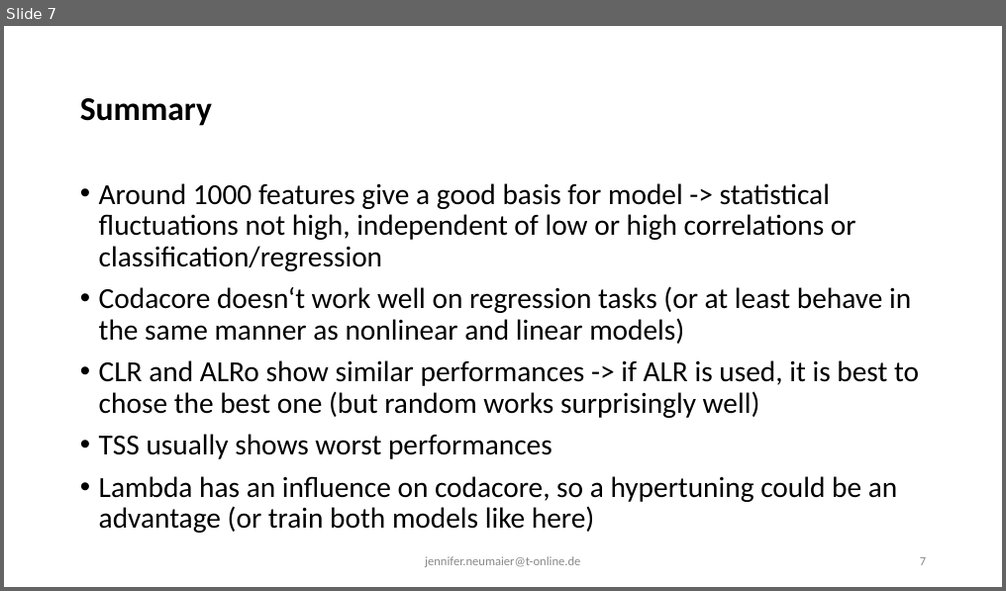
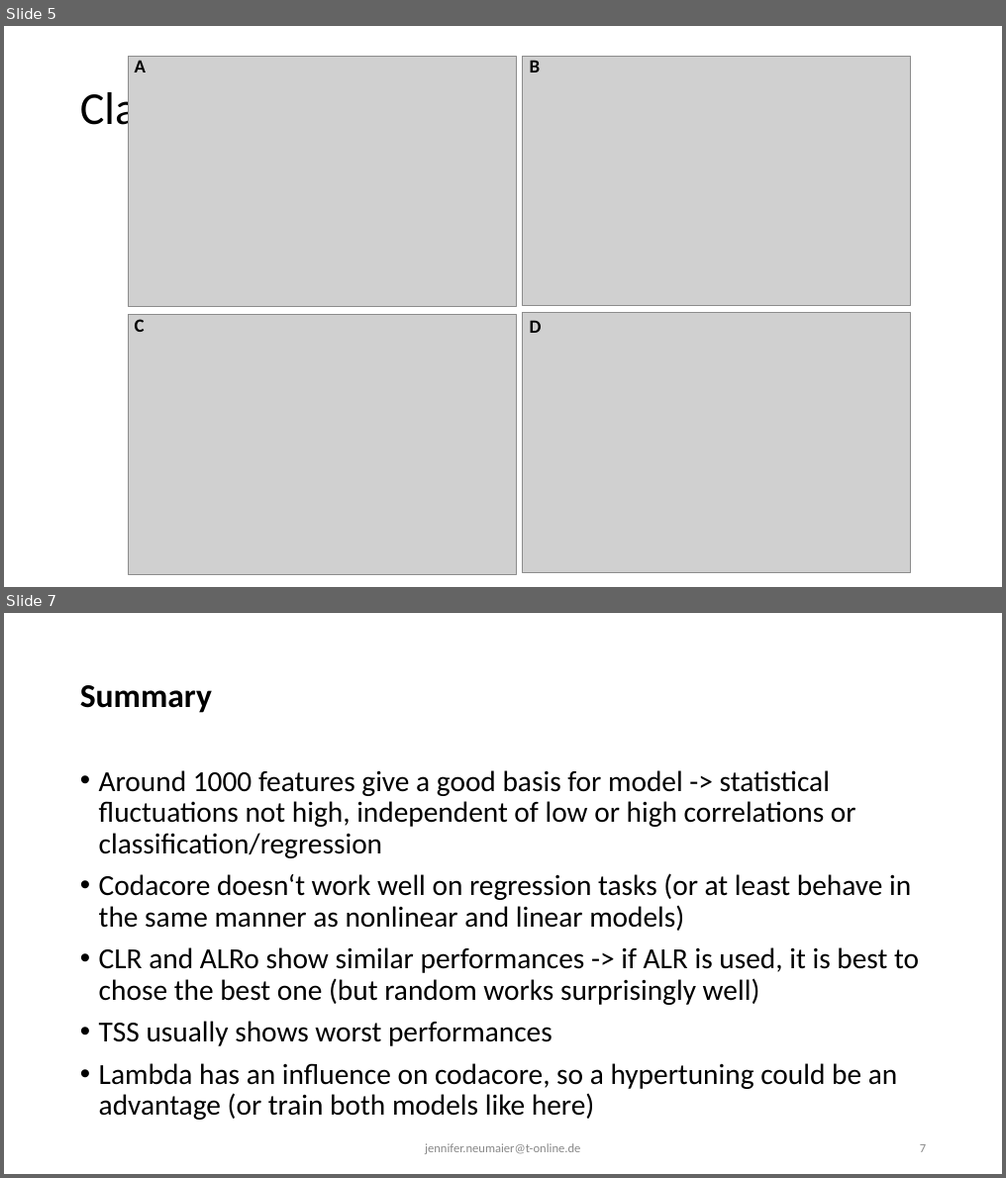
Before and after one commit to JenniferNeumaier/ml_coda, a slide deck: doc/Results for Master Thesis.odp. Shown one above the other, each under a label of ours: slide 7 before the commit, slides 5 and 7 after it; the slides between them are not shown. The pictures are 1006x591 and 1006x1178 pixels, drawn with LibreOffice and Linux fonts; fonts in the diff are those of the drawing; grey boxes stand for pictures. Boxes give left, top, right and bottom in pixels: in the first picture for what was removed or moved away, otherwise in the second. Text is boxed around its words. In the diff, an @@ line names an element or a change of style, - is before the commit and + after.

```diff
--- a/doc/Results for Master Thesis.odp
+++ b/doc/Results for Master Thesis.odp
@@ slide 5 added at box(4, 26, 1002, 587), background #FFFFFF @@
@@ title added at box(80, 86, 322, 136), 44 pt, text #000000 @@
+Classification
@@ group added at box(129, 56, 910, 574): 4 pictures, 4 texts @@
+A
+B
+C
+D
```
Also in this commit, not shown: 4 slides changed, 3 other slides added, 2 slides removed, 27 other files.
